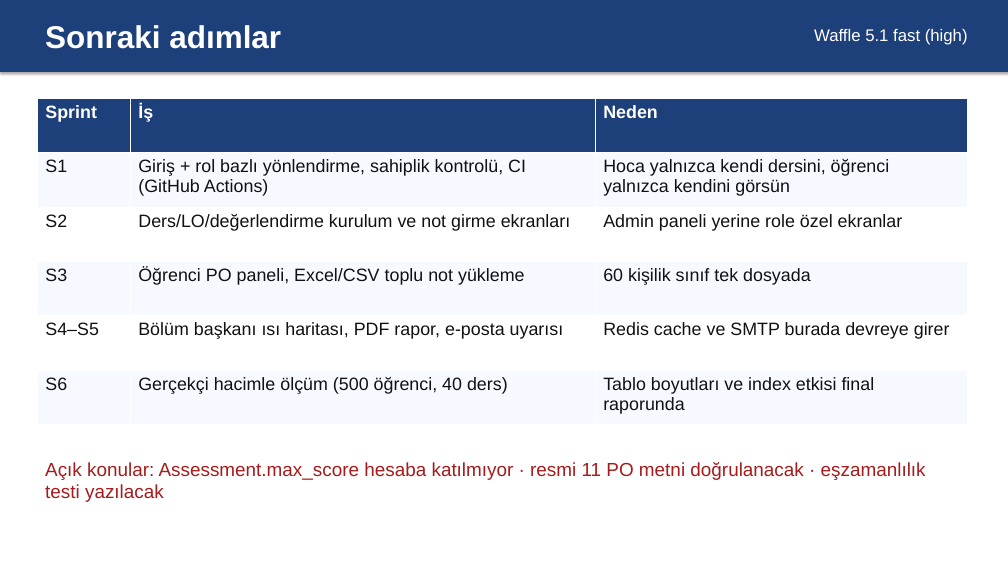
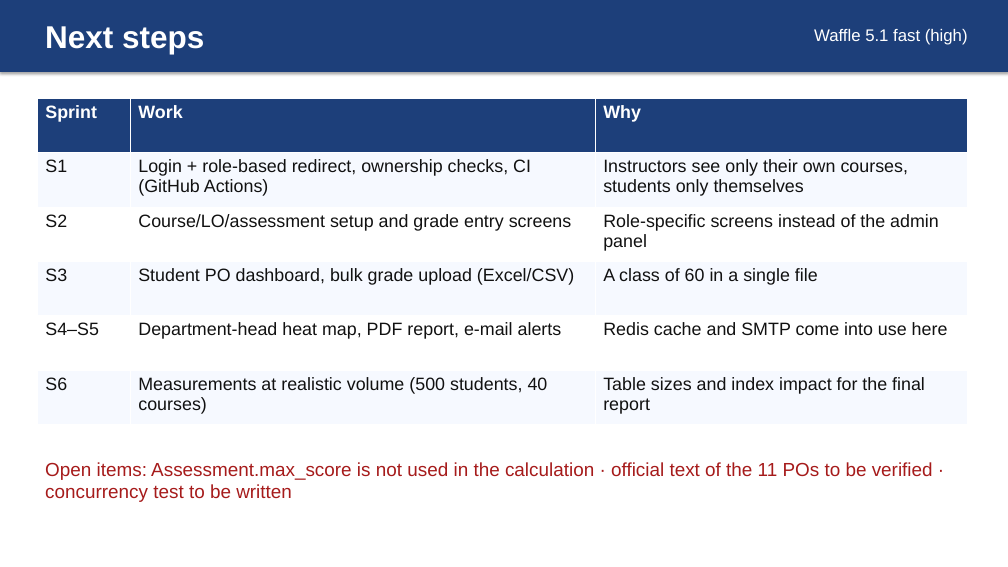
Before and after one commit to EmreSndkc/waffle_v5.1, a slide deck: slide 6 of docs/slides/CSE321_Waffle_5.1_Slides.pptx. Drawn at 1008x567 pixels with LibreOffice and Linux fonts; fonts in the diff are those of the drawing. Boxes give left, top, right and bottom in pixels: in the first picture for what was removed or moved away, otherwise in the second. Text is boxed around its words. In the diff, an @@ line names an element or a change of style, - is before the commit and + after.

```diff
--- a/docs/slides/CSE321_Waffle_5.1_Slides.pptx
+++ b/docs/slides/CSE321_Waffle_5.1_Slides.pptx
@@ text at <box>45,26,204,54</box>: text changed @@
-Sonraki adımlar
+Next steps
@@ table at <box>38,98,968,425</box> @@
-row 1, column 2: İş
+row 1, column 2: Work
-row 1, column 3: Neden
+row 1, column 3: Why
-row 2, column 2: Giriş + rol bazlı yönlendirme, sahiplik kontrolü, CI (GitHub Actions)
+row 2, column 2: Login + role-based redirect, ownership checks, CI (GitHub Actions)
-row 2, column 3: Hoca yalnızca kendi dersini, öğrenci yalnızca kendini görsün
+row 2, column 3: Instructors see only their own courses, students only themselves
-row 3, column 2: Ders/LO/değerlendirme kurulum ve not girme ekranları
+row 3, column 2: Course/LO/assessment setup and grade entry screens
-row 3, column 3: Admin paneli yerine role özel ekranlar
+row 3, column 3: Role-specific screens instead of the admin panel
-row 4, column 2: Öğrenci PO paneli, Excel/CSV toplu not yükleme
+row 4, column 2: Student PO dashboard, bulk grade upload (Excel/CSV)
-row 4, column 3: 60 kişilik sınıf tek dosyada
+row 4, column 3: A class of 60 in a single file
-row 5, column 2: Bölüm başkanı ısı haritası, PDF rapor, e-posta uyarısı
+row 5, column 2: Department-head heat map, PDF report, e-mail alerts
-row 5, column 3: Redis cache ve SMTP burada devreye girer
+row 5, column 3: Redis cache and SMTP come into use here
-row 6, column 2: Gerçekçi hacimle ölçüm (500 öğrenci, 40 ders)
+row 6, column 2: Measurements at realistic volume (500 students, 40 courses)
-row 6, column 3: Tablo boyutları ve index etkisi final raporunda
+row 6, column 3: Table sizes and index impact for the final report
@@ text at <box>45,462,933,502</box>: text changed @@
-Açık konular: Assessment.max_score hesaba katılmıyor · resmi 11 PO metni doğrulanacak · eşzamanlılık testi yazılacak
+Open items: Assessment.max_score is not used in the calculation · official text of the 11 POs to be verified · concurrency test to be written
```
Also in this commit, not shown: 5 other slides changed, 1 other file.
